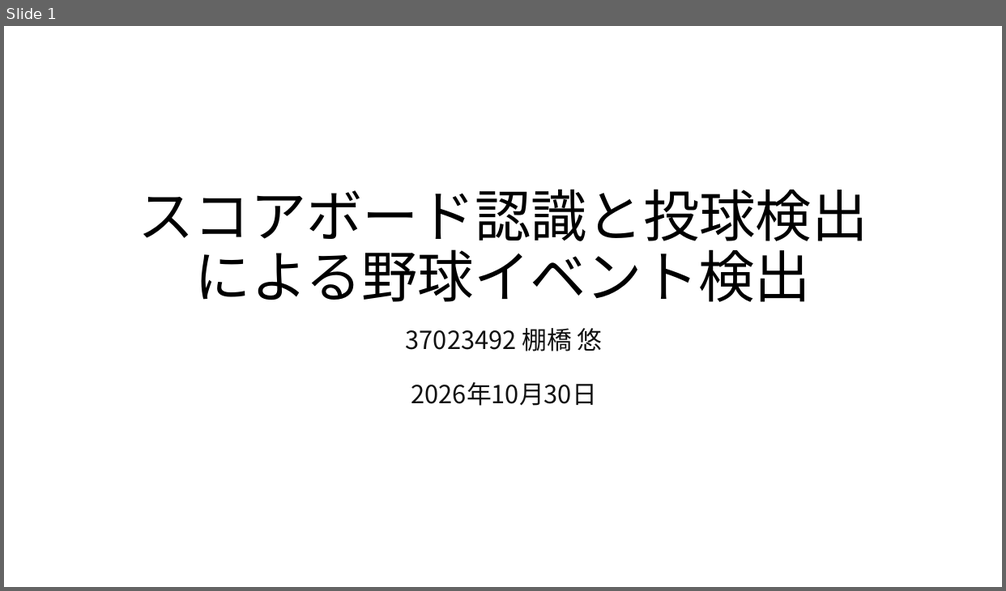
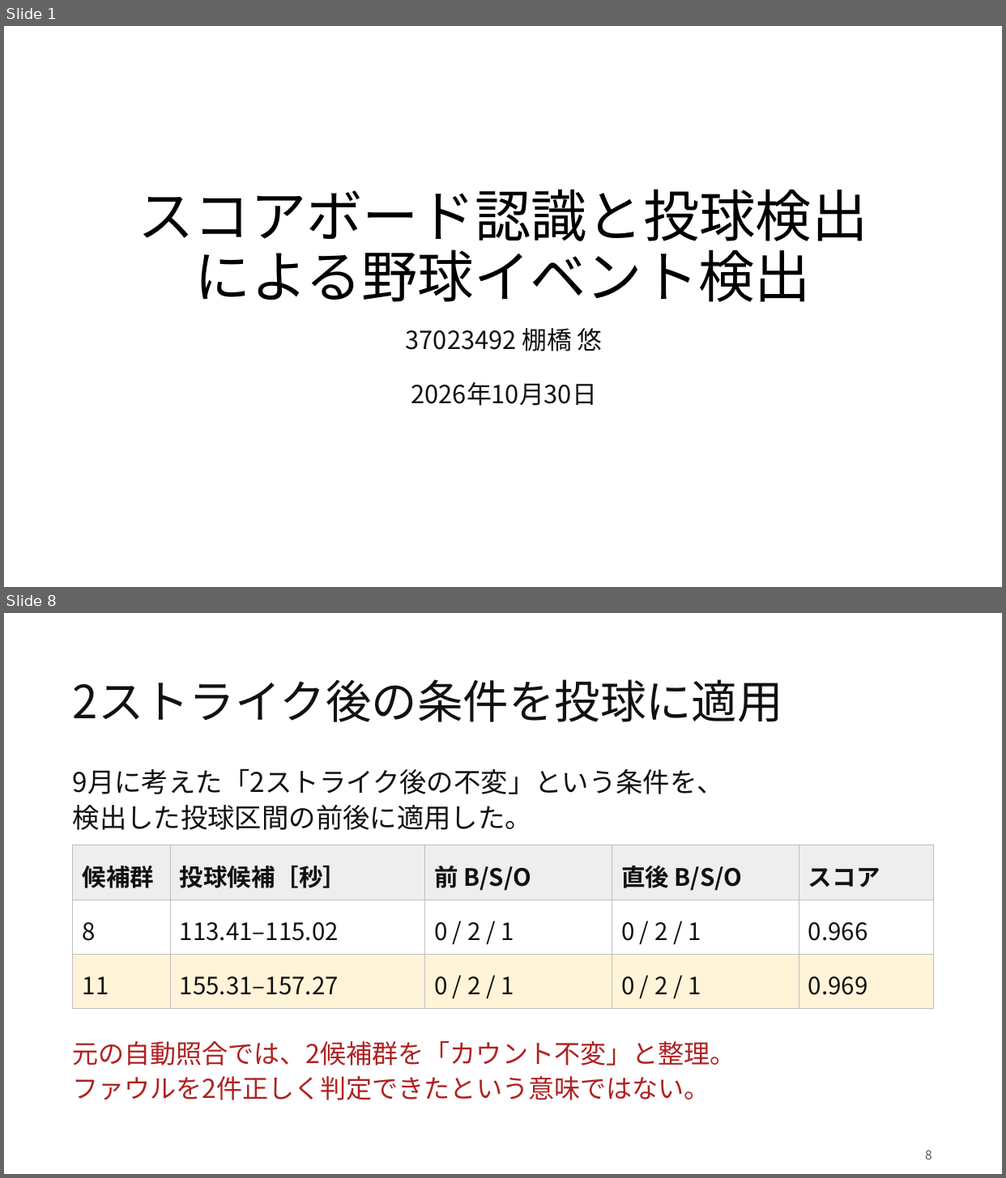
Before and after one commit to Yu-Tanahashi1226/----B-py, a slide deck: presentations/20261030/M棚橋261030.pptx. Shown one above the other, each under a label of ours: slide 1 before the commit, slides 1 and 8 after it; the slides between them are not shown. The pictures are 1006x591 and 1006x1178 pixels, drawn with LibreOffice and Linux fonts; fonts in the diff are those of the drawing. Boxes give left, top, right and bottom in pixels: in the first picture for what was removed or moved away, otherwise in the second. Text is boxed around its words. In the diff, an @@ line names an element or a change of style, - is before the commit and + after.

```diff
--- a/presentations/20261030/M棚橋261030.pptx
+++ b/presentations/20261030/M棚橋261030.pptx
@@ slide 8 added at [4,613,1002,1174], background #FFFFFF @@
@@ title added at [73,679,783,722], 44 pt, text #111111 @@
+2ストライク後の条件を投球に適用
@@ text added at [73,769,724,830], 26 pt, text #111111 @@
+9月に考えた「2ストライク後の不変」という条件を、
+検出した投球区間の前後に適用した。
@@ table added at [73,845,934,1009], 3 rows, 5 columns @@
+候補群 | 投球候補［秒］ | 前 B/S/O | 直後 B/S/O | スコア
+8 | 113.41–115.02 | 0 / 2 / 1 | 0 / 2 / 1 | 0.966
+11 | 155.31–157.27 | 0 / 2 / 1 | 0 / 2 / 1 | 0.969
@@ text added at [73,1041,736,1101], 25 pt, text #B02121 @@
+元の自動照合では、2候補群を「カウント不変」と整理。
+ファウルを2件正しく判定できたという意味ではない。
@@ text added at [925,1150,932,1160], 12 pt, text #555555 @@
+8
```
Also in this commit, not shown: 3 slides changed, 8 other slides added, 8 slides removed, 9 other files.
